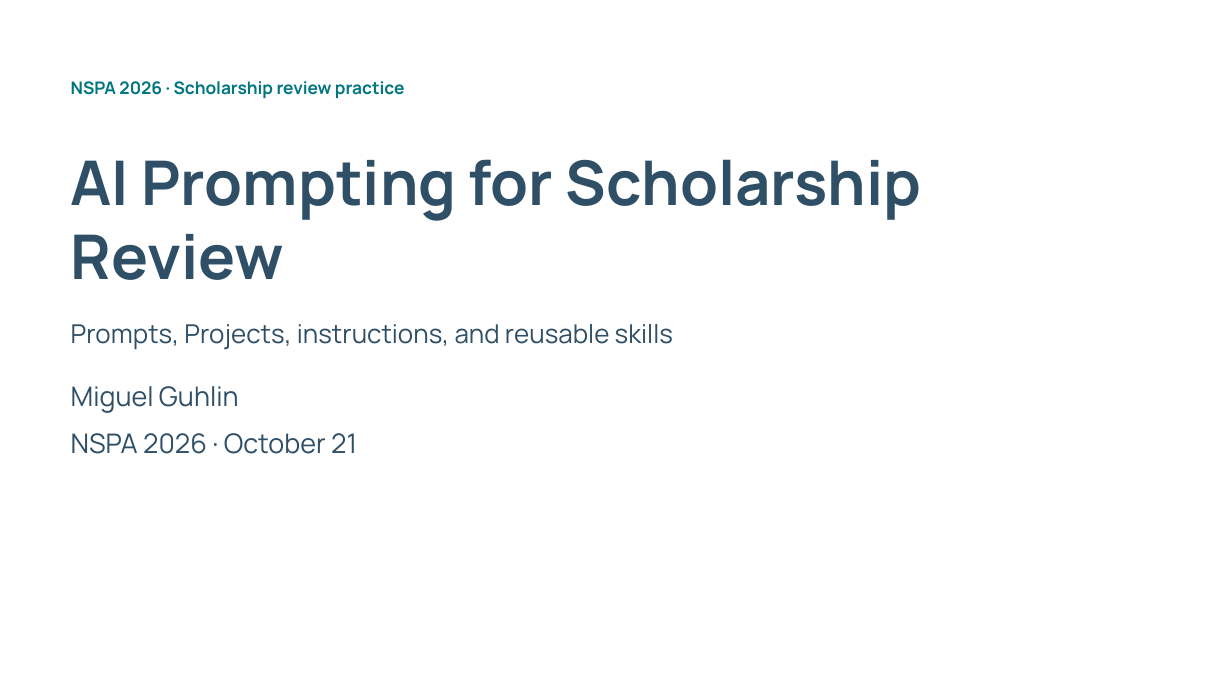
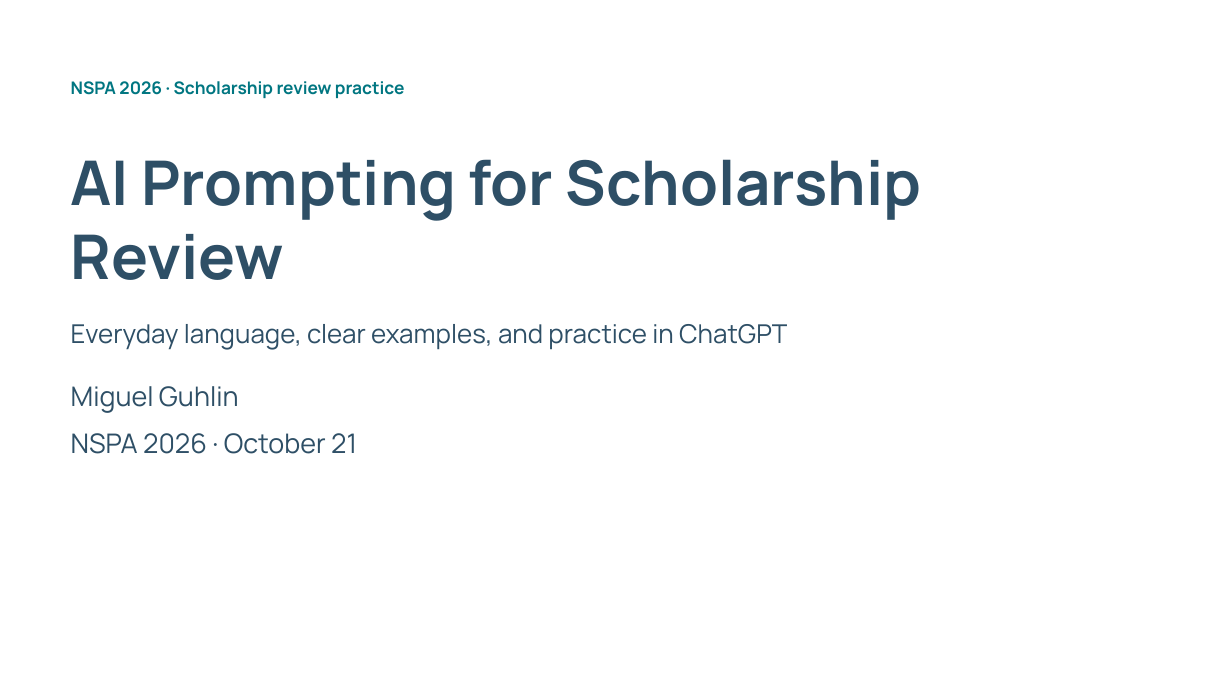
Before and after one commit to mguhlin/nspa, a slide deck: slide 1 of 2026/p/slides/ai-prompting-scholarship-review.pptx. Drawn at 1232x693 pixels with LibreOffice and Linux fonts; fonts in the diff are those of the drawing; background and template pictures are left out. Boxes give left, top, right and bottom in pixels: in the first picture for what was removed or moved away, otherwise in the second. Text is boxed around its words. In the diff, an @@ line names an element or a change of style, - is before the commit and + after.

Commit message:
Simplify AI practice and assessment with introductory concepts and pictures

```diff
--- a/2026/p/slides/ai-prompting-scholarship-review.pptx
+++ b/2026/p/slides/ai-prompting-scholarship-review.pptx
@@ text at bbox=[71, 324, 787, 350]: text changed @@
-Prompts, Projects, instructions, and reusable skills
+Everyday language, clear examples, and practice in ChatGPT
```
Also in this commit, not shown: 8 other slides changed, 22 slides added, 17 slides removed, 33 other files.
